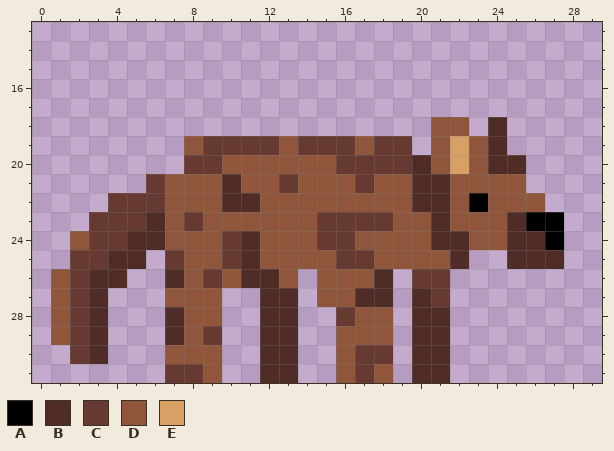
Edited in one commit: pixel-art file (Aseprite files/Hyena.aseprite). Above: the version before the commit.
32x32 pixels, 1 frame. Colours within 5 levels of each other are drawn and written as one. Shown: x 0..29, y 13..31.
Palette (. is transparent): A #000000  B #4f2c26  C #663931  D #8f563b  E #d9a066
Pixels before, first column x 1:
18 ....................DD.B...
19 .......DCCCCDCCCDCC.DEDB...
20 .......CCDDDDDDCCCCBDEDBB..
21 .....CDDDBDDCDDDCDDBBDDDD..
22 ...CCCDDDBBDDDDDDDDBBDADDD.
23 ..CCCBDCDDDDDDCCCCDDBDDDBAA
24 .DCCBBDDDCBDDDCCDDDDBBDDBBA
25 .CCBB.CDDCBDDDDCCDDDDB..BBB
26 DCBB..BDCDBBD.DDDB.CC......
27 DCB...DDD..BB.DDBB.BC......
28 DCB...BDD..BB..CDD.BB......
29 DCB...BDC..BB..DDD.BB......
30 .CB...DDD..BB..DCC.BB......
31 ......CCD..BB..DCD.BB......
New version:
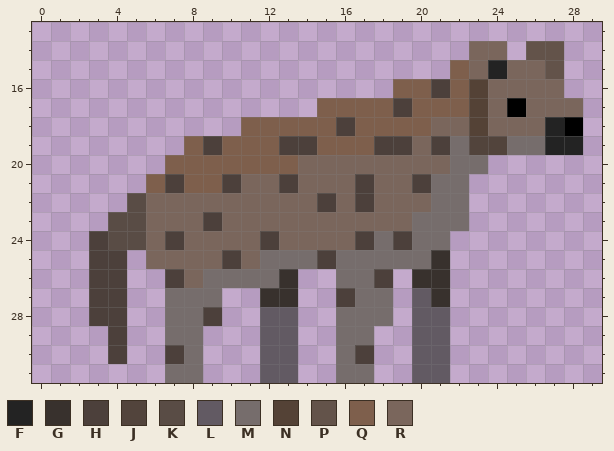
Colours new in this view: F #232323  G #38312d  H #4c403b  J #52443c  K #594c45  L #625a63  M #766d6c  N #544236  P #63534a  Q #7e5f4c  R #7a665c
The exact change:
Changed rows in their new state; - is an unchanged pixel.
first column x 1:
14 ----------------------RR-PP-
15 ---------------------QRFRRP-
16 ------------------QQHQNRRRR-
17 --------------QQQQHQQQNRARRR
18 ----------QQQQQHQQQQRRNRRRFA
19 -------QHQQQHHQQQHHRHMJJMMFF
20 ------QQQQQQQRRRRRRRRMM..---
21 -----QHQQHRRHRRRHRRHMM...---
22 ---.KRRRRRRRRRHRHRRRMM....--
23 --.KKRRRHRRRRRRRRRRMMM.....-
24 -.HKKRHRRRRHRRRRHMHMM......-
25 -.HH.RRRRHRMMMHMMMMMG.--...-
26 ..HH--HRMMMMG-.MMH-GG-------
27 ..HH--MMM--GG-.HMM-LG-------
28 ..HH--MMH--LL--MMM-LL-------
29 ...H--MM.--LL--MM.-LL-------
30 -..H--HM.--LL--MH.-LL-------
31 ------MM.--LL--MM.-LL-------
Pixel boxes of the changes (left, top, right, bottom) in both pictures:
changed: (51, 41, 583, 383)
